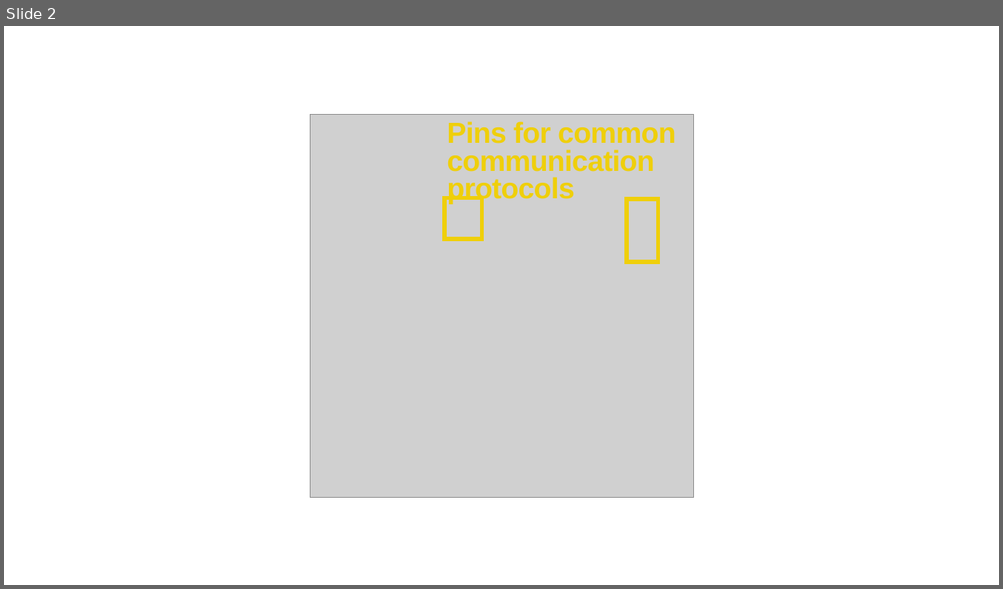
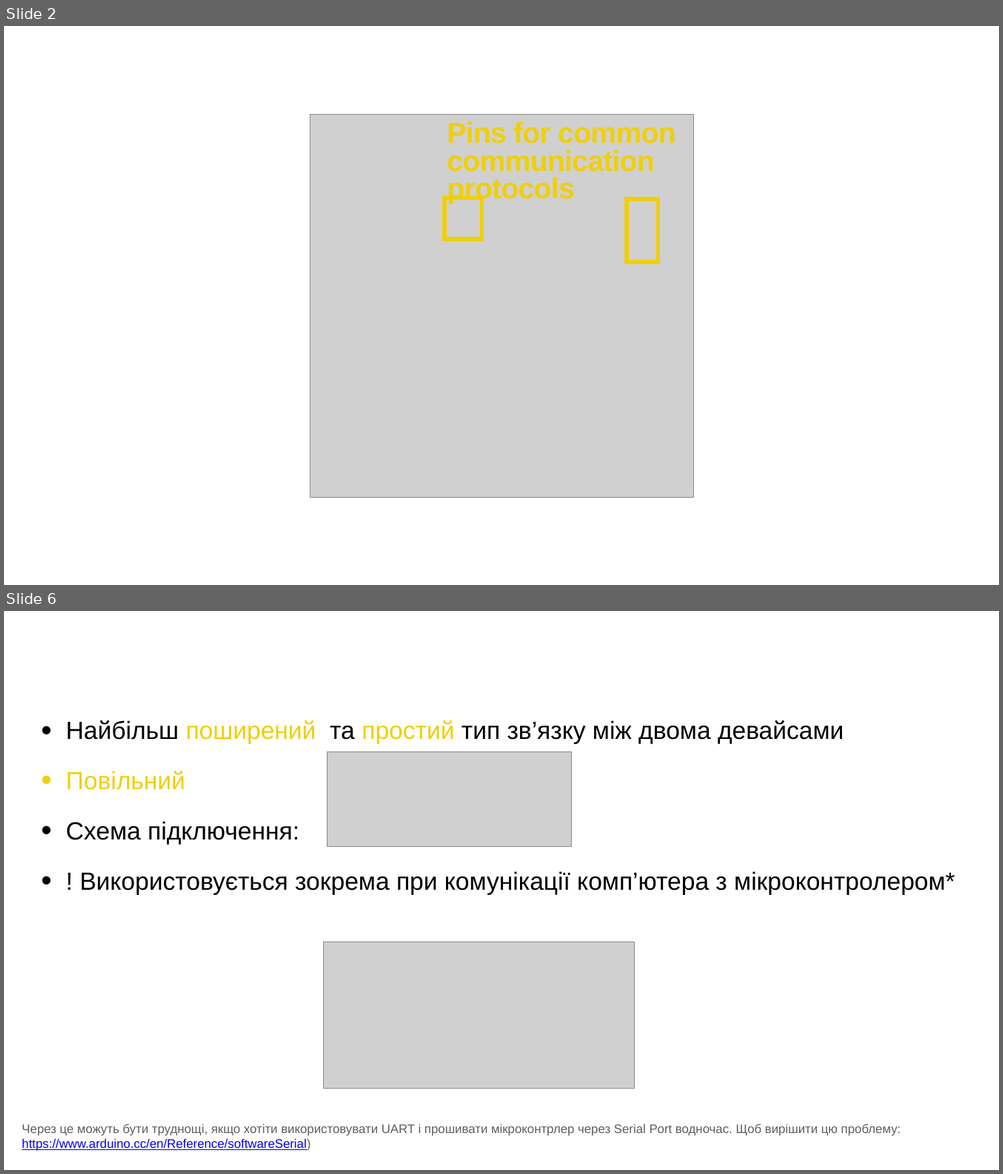
Before and after one commit to bohdanhlovatskyi/SummerCampPOC, a slide deck: Lesson 3/Lesson_3.pptx. Shown one above the other, each under a label of ours: slide 2 before the commit, slides 2 and 6 after it; the slides between them are not shown. The pictures are 1003x589 and 1003x1174 pixels, drawn with LibreOffice and Linux fonts; fonts in the diff are those of the drawing; grey boxes stand for pictures. Boxes give left, top, right and bottom in pixels: in the first picture for what was removed or moved away, otherwise in the second. Text is boxed around its words. In the diff, an @@ line names an element or a change of style, - is before the commit and + after.

```diff
--- a/Lesson 3/Lesson_3.pptx
+++ b/Lesson 3/Lesson_3.pptx
@@ slide 6 added at (4,611,999,1170), background #FFFFFF @@
@@ text added at (66,721,955,894), 48 pt, text #000000 @@
+• Найбільш поширений та простий тип зв’язку між двома девайсами
+• Повільний
+• Схема підключення:
+• ! Використовується зокрема при комунікації комп’ютера з мікроконтролером*
@@ picture added at (327,752,571,846) @@
@@ picture added at (323,942,634,1088) @@
@@ text added at (22,1124,901,1151), 24 pt, text #5E5E5E @@
+Через це можуть бути труднощі, якщо хотіти використовувати UART і прошивати мікроконтрлер через Serial Port водночас. Щоб вирішити цю проблему: https://www.arduino.cc/en/Reference/softwareSerial)
```
Also in this commit, not shown: 1 slide changed, 12 other slides added, 6 slides removed, 4 other files.
